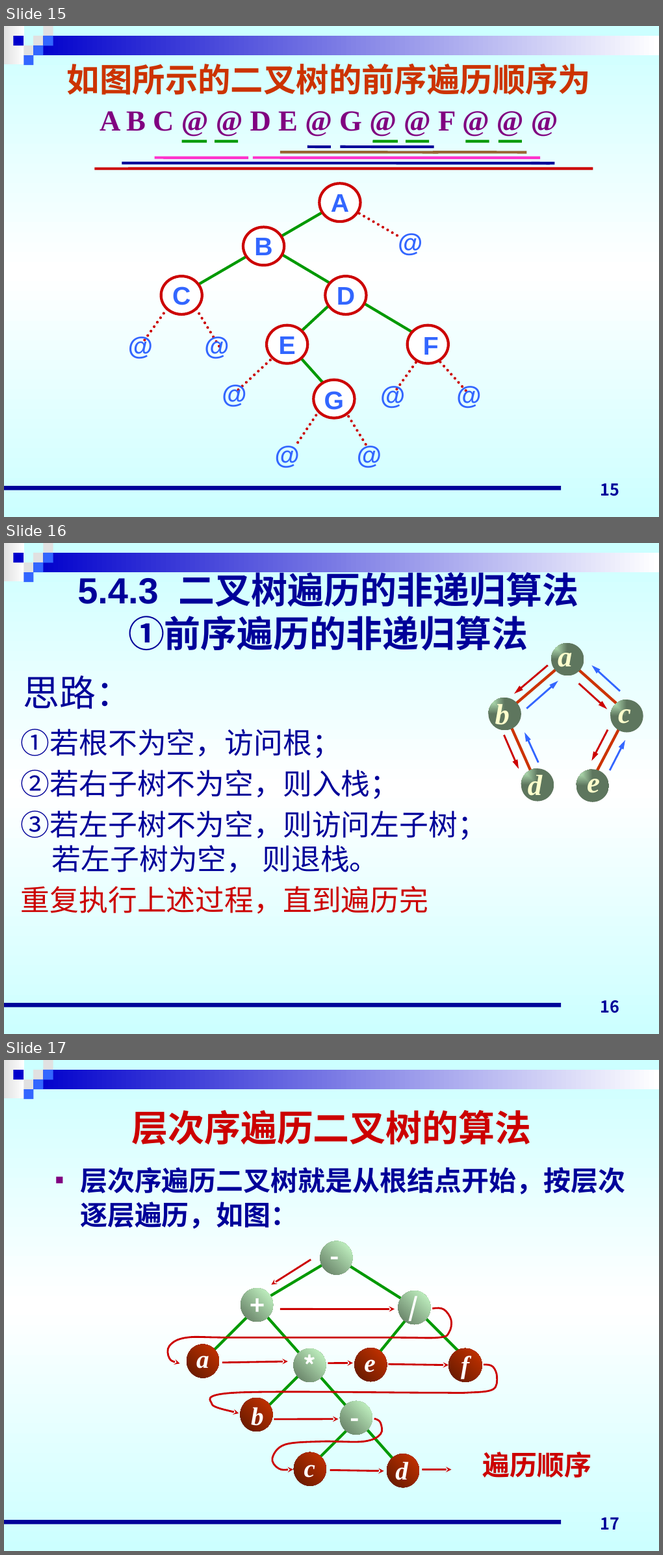
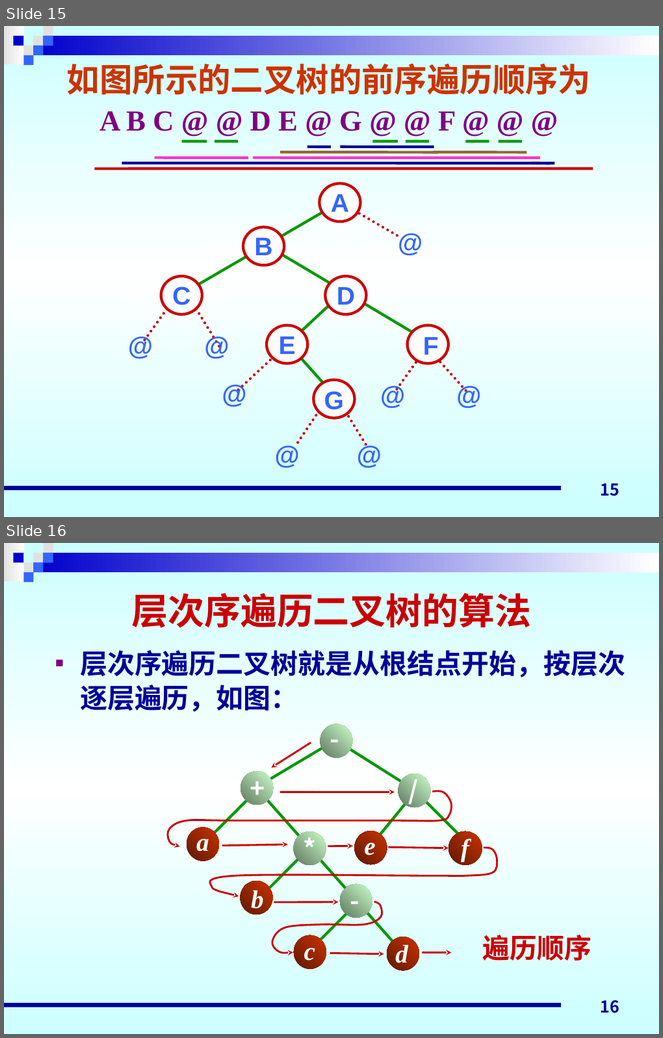
Before and after one commit to Adnios/Class, a slide deck: 基础进阶班/11_17/树与二叉树.pptx. Shown one above the other, each under a label of ours: slides 15, 16 and 17 before the commit, slides 15 and 16 after it. The pictures are 663x1555 and 663x1038 pixels, drawn with LibreOffice and Linux fonts; fonts in the diff are those of the drawing. Boxes give left, top, right and bottom in pixels: in the first picture for what was removed or moved away, otherwise in the second. Text is boxed around its words. In the diff, an @@ line names an element or a change of style, - is before the commit and + after.

Commit message:
11_17课件代码修改

```diff
--- a/基础进阶班/11_17/树与二叉树.pptx
+++ b/基础进阶班/11_17/树与二叉树.pptx
@@ slide 16 removed at (4, 543, 659, 1034), background gradient #CCFFFF to #FFFFFF; not listed: 10 template elements that a slide beside it also shows @@
@@ text removed at (77, 567, 579, 651) @@
-5.4.3 二叉树遍历的非递归算法
-①前序遍历的非递归算法
@@ title removed at (24, 676, 133, 709) @@
-思路：
@@ group removed at (489, 643, 644, 802): 8 arrows, 5 ellipses, 5 texts, 4 lines @@
-a
-b
-c
-d
-e
@@ text removed at (21, 729, 487, 914) @@
-①若根不为空，访问根；
-②若右子树不为空，则入栈；
-③若左子树不为空，则访问左子树；
-若左子树为空， 则退栈。
-重复执行上述过程，直到遍历完
@@ page number removed at (601, 1001, 620, 1014) @@
-16
@@ what was slide 17 is now slide 16 @@
@@ page number at (601, 1001, 620, 1014): text changed @@
-17
+16
```
